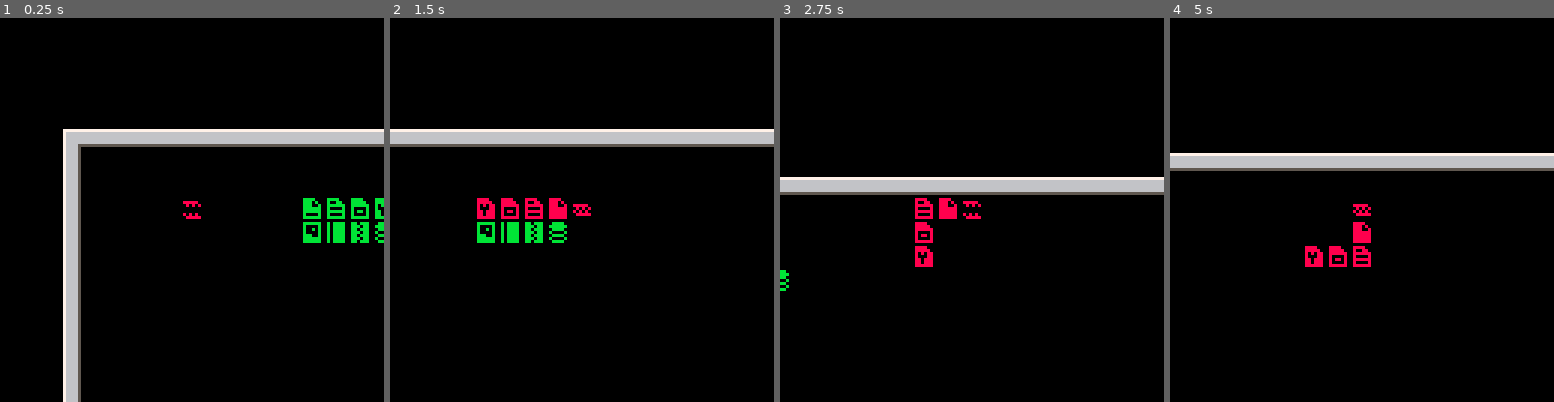
Above: before the commit, frames 1-4 (left to right).
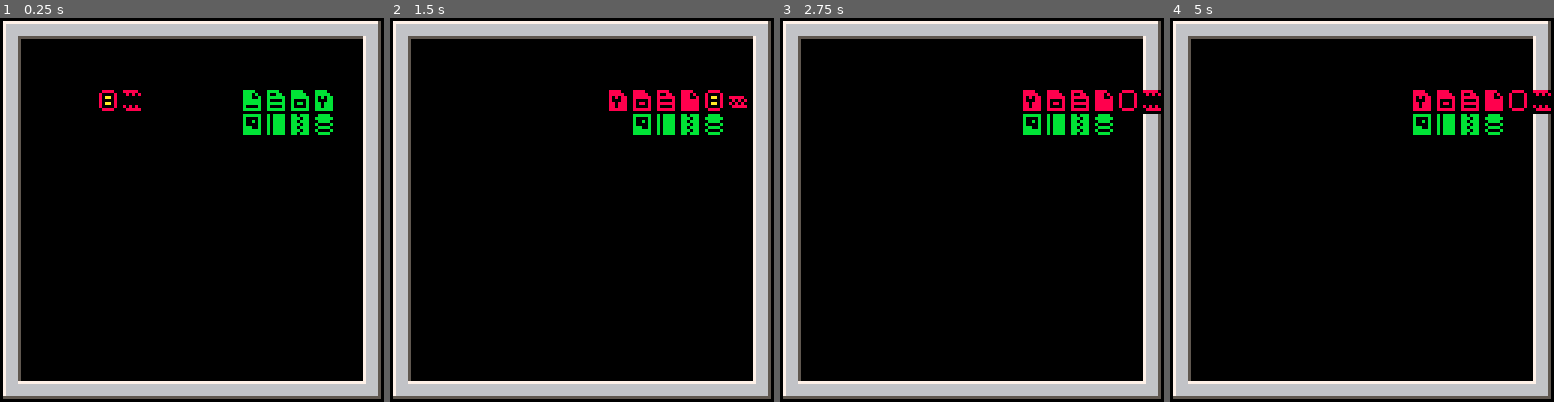
Above: after the commit, the same moments.

Repository: alxgnon/pico-8
Game: PICO-8 cartridge worm.p8
Same seed, same stepped clock (60 frames per second), same inputs: the game is played once before the commit and once after it.
Inputs:
- Up to frame 1 (0.25 s): no input
- Up to frame 2 (1.5 s): tap X (X key) at 0.33, 1.07 s; tap O (Z key) at 0.7 s
- Up to frame 3 (2.75 s): hold Right 1.6-2.1 s; tap O (Z key) at 1.7, 2.1, 2.5 s; tap X (X key) at 1.85 s; hold Up 2.15-2.42 s; hold Right from 2.47 s (still down)
- Up to frame 4 (5 s): tap O (Z key) every 0.4 s from 2.9 to 4.9 s; tap X (X key) at 2.97, 4.08 s; release Right at 3.03 s; hold Left 3.08-3.58 s; hold Down 3.63-3.97 s; hold Right 4.02-4.68 s; hold Up from 4.73 s (still down)

The runs differ from the first frame. In frame 1, 27% of the frame differs, in the area x 0-100%, y 0-100%; in frame 2, 25%; in frame 3, 24%; in frame 4, 24%.

Commit message:
add worm eyes

Diff:
--- a/worm.p8
+++ b/worm.p8
@@ -20,6 +20,7 @@
 function gameover()
 	sfx(02)
 	_gameover = true
+	worm.tail[1].f = 057
 	rumble(2, 2)
 end
 
@@ -29,7 +30,12 @@
 function make_worm()
 	local worm = {aim=2,tail={}}
 	worm._aim = aim
-	worm.x, worm.y = find_tile(056)
+	worm.x, worm.y = find_tile(058)
+	add(worm.tail, {
+		x = worm.x - 1,
+		y = worm.y,
+		f = 056
+	})
 
 	return worm
 end
@@ -68,7 +74,7 @@
 	local bx,by=shift_worm(worm)
 
 	mset(bx, by, 000)
-	mset(tx, ty, 056 + t%2)
+	mset(tx, ty, 058 + t%2)
 
 	worm.x,worm.y = tx,ty
 end
@@ -125,7 +131,7 @@
 
 function _draw()
 	cls()
-	cam(worm.x*8-60,worm.y*8-60)
+	cam(0,0)
 	map(0,0,0,0,128,64)
 end
 
@@ -171,13 +177,13 @@
 0b0000b00b0000b00b0000b00bb0bbb00bbbbbb00b0bbbb00bbb0bb00b0000b00000000000000000000000000000000000000000000000000000000000000000
 0bbbbbb00bbbbbb00bbbbbb00bbbbbb00bbbbbb00b0bbbb00bb0bbb000bbbb000000000000000000000000000000000000000000000000000000000000000000
 00000000000000000000000000000000000000000000000000000000000000000000000000000000000000000000000000000000000000000000000000000000
-08888000088880000888800008888000088888800808888008808880008888000000000000000000000000000000000000000000000000000000000000000000
-08880800080088000888880008888800080000800808888008880880088888800888880000000000000000000000000000000000000000000000000000000000
-08880080088888800888888008080880080080800808888008808880008888000080808008888800000000000000000000000000000000000000000000000000
-08888880080000800800008008000880080000800808888008880880080000800000000000808080000000000000000000000000000000000000000000000000
-08888880088888800808808008808880088800800808888008808880008888000000000008080800000000000000000000000000000000000000000000000000
-08888880080000800800008008808880088888800808888008880880080000800808080000888880000000000000000000000000000000000000000000000000
-08888880088888800888888008888880088888800808888008808880008888000088888000000000000000000000000000000000000000000000000000000000
+08888000088880000888800008888000088888800808888008808880008888000088880000888800088888000000000000000000000000000000000000000000
+08880800080088000888880008888800080000800808888008880880088888800800008008000080008080800000000000000000000000000000000000000000
+0888008008888880088888800808088008008080080888800880888000888800080aa08008000080000000000888880000000000000000000000000000000000
+08888880080000800800008008000880080000800808888008880880080000800800008008000080000000000080808000000000000000000000000000000000
+0888888008888880080880800880888008880080080888800880888000888800080aa08008000080000000000808080000000000000000000000000000000000
+08888880080000800800008008808880088888800808888008880880080000800800008008000080080808000088888000000000000000000000000000000000
+08888880088888800888888008888880088888800808888008808880008888000088880000888800008888800000000000000000000000000000000000000000
 00000000000000000000000000000000000000000000000000000000000000000000000000000000000000000000000000000000000000000000000000000000
 00000000000000000000000000000000000000000000000000000000000000000000000000000000000000000000000000000000000000000000000000000000
 00000000000000000000000000000000000000000000000000000000000000000000000000000000000000000000000000000000000000000000000000000000
@@ -276,42 +282,42 @@
 21010101010101010101010101010101010101010101010101010101010101010101010101010101010101010101010101010101010101010101010101010101
 01010101010101010101010101010101010101010101010101010101010101010101010101010101010101010101010101010101010101010101010101010131
 __gff__
-0004040404040404000000000000000004040404040404040000000000000000080808080808080800000000000000000101010101010101010100000000000000000000000000000000000000000000000000000000000000000000000000000000000000000000000000000000000000000000000000000000000000000000
+0004040404040404000000000000000004040404040404040000000000000000080808080808080800000000000000000101010101010101010101010000000000000000000000000000000000000000000000000000000000000000000000000000000000000000000000000000000000000000000000000000000000000000
 0000000000000000000000000000000000000000000000000000000000000000000000000000000000000000000000000000000000000000000000000000000000000000000000000000000000000000000000000000000000000000000000000000000000000000000000000000000000000000000000000000000000000000
 __map__
-0210101010101010101010101010101010101010101010101010101010101010101010101010101010101010101010101010101010101010101010101010101010101010101010101010101010101010101010101010101010101010101010101010101010101010101010101010101010101010101010101010101010101003
-0100000000000000000000000000000000000000000000000000000000000000000000000000000000000000000000000000000000000000000000000000000000000000000000000000000000000000000000000000000000000000000000000000000000000000000000000000000000000000000000000000000000000001
-0100000000000000000000000000000000000000000000000000000000000000000000000000000000000000000000000000000000000000000000000000000000000000000000000000000000000000000000000000000000000000000000000000000000000000000000000000000000000000000000000000000000000001
-0100003800000000000020212223000000000000000000000000000000000000000000000000000000000000000000000000000000000000000000000000000000000000000000000000000000000000000000000000000000000000000000000000000000000000000000000000000000000000000000000000000000000001
-0100000000000000000024252627000000000000000000000000000000000000000000000000000000000000000000000000000000000000000000000000000000000000000000000000000000000000000000000000000000000000000000000000000000000000000000000000000000000000000000000000000000000001
-0100000000000000000000000000000000000000000000000000000000000000000000000000000000000000000000000000000000000000000000000000000000000000000000000000000000000000000000000000000000000000000000000000000000000000000000000000000000000000000000000000000000000001
-0100000000000000000000000000000000000000000000000000000000000000000000000000000000000000000000000000000000000000000000000000000000000000000000000000000000000000000000000000000000000000000000000000000000000000000000000000000000000000000000000000000000000001
-0100000000000000000000000000000000000000000000000000000000000000000000000000000000000000000000000000000000000000000000000000000000000000000000000000000000000000000000000000000000000000000000000000000000000000000000000000000000000000000000000000000000000001
-0100000000000000000000000000000000000000000000000000000000000000000000000000000000000000000000000000000000000000000000000000000000000000000000000000000000000000000000000000000000000000000000000000000000000000000000000000000000000000000000000000000000000001
-0100000000000000000000000000000000000000000000000000000000000000000000000000000000000000000000000000000000000000000000000000000000000000000000000000000000000000000000000000000000000000000000000000000000000000000000000000000000000000000000000000000000000001
-0100000000000000000000000000000000000000000000000000000000000000000000000000000000000000000000000000000000000000000000000000000000000000000000000000000000000000000000000000000000000000000000000000000000000000000000000000000000000000000000000000000000000001
-0100000000000000000000000000000000000000000000000000000000000000000000000000000000000000000000000000000000000000000000000000000000000000000000000000000000000000000000000000000000000000000000000000000000000000000000000000000000000000000000000000000000000001
-0100000000000000000000000000000000000000000000000000000000000000000000000000000000000000000000000000000000000000000000000000000000000000000000000000000000000000000000000000000000000000000000000000000000000000000000000000000000000000000000000000000000000001
-0100000000000000000000000000000000000000000000000000000000000000000000000000000000000000000000000000000000000000000000000000000000000000000000000000000000000000000000000000000000000000000000000000000000000000000000000000000000000000000000000000000000000001
-0100000000000000000000000000000000000000000000000000000000000000000000000000000000000000000000000000000000000000000000000000000000000000000000000000000000000000000000000000000000000000000000000000000000000000000000000000000000000000000000000000000000000001
-0100000000000000000000000000000000000000000000000000000000000000000000000000000000000000000000000000000000000000000000000000000000000000000000000000000000000000000000000000000000000000000000000000000000000000000000000000000000000000000000000000000000000001
-0100000000000000000000000000000000000000000000000000000000000000000000000000000000000000000000000000000000000000000000000000000000000000000000000000000000000000000000000000000000000000000000000000000000000000000000000000000000000000000000000000000000000001
-0100000000000000000000000000000000000000000000000000000000000000000000000000000000000000000000000000000000000000000000000000000000000000000000000000000000000000000000000000000000000000000000000000000000000000000000000000000000000000000000000000000000000001
-0100000000000000000000000000000000000000000000000000000000000000000000000000000000000000000000000000000000000000000000000000000000000000000000000000000000000000000000000000000000000000000000000000000000000000000000000000000000000000000000000000000000000001
-0100000000000000000000000000000000000000000000000000000000000000000000000000000000000000000000000000000000000000000000000000000000000000000000000000000000000000000000000000000000000000000000000000000000000000000000000000000000000000000000000000000000000001
-0100000000000000000000000000000000000000000000000000000000000000000000000000000000000000000000000000000000000000000000000000000000000000000000000000000000000000000000000000000000000000000000000000000000000000000000000000000000000000000000000000000000000001
-0100000000000000000000000000000000000000000000000000000000000000000000000000000000000000000000000000000000000000000000000000000000000000000000000000000000000000000000000000000000000000000000000000000000000000000000000000000000000000000000000000000000000001
-0100000000000000000000000000000000000000000000000000000000000000000000000000000000000000000000000000000000000000000000000000000000000000000000000000000000000000000000000000000000000000000000000000000000000000000000000000000000000000000000000000000000000001
-0100000000000000000000000000000000000000000000000000000000000000000000000000000000000000000000000000000000000000000000000000000000000000000000000000000000000000000000000000000000000000000000000000000000000000000000000000000000000000000000000000000000000001
-0100000000000000000000000000000000000000000000000000000000000000000000000000000000000000000000000000000000000000000000000000000000000000000000000000000000000000000000000000000000000000000000000000000000000000000000000000000000000000000000000000000000000001
-0100000000000000000000000000000000000000000000000000000000000000000000000000000000000000000000000000000000000000000000000000000000000000000000000000000000000000000000000000000000000000000000000000000000000000000000000000000000000000000000000000000000000001
-0100000000000000000000000000000000000000000000000000000000000000000000000000000000000000000000000000000000000000000000000000000000000000000000000000000000000000000000000000000000000000000000000000000000000000000000000000000000000000000000000000000000000001
-0100000000000000000000000000000000000000000000000000000000000000000000000000000000000000000000000000000000000000000000000000000000000000000000000000000000000000000000000000000000000000000000000000000000000000000000000000000000000000000000000000000000000001
-0100000000000000000000000000000000000000000000000000000000000000000000000000000000000000000000000000000000000000000000000000000000000000000000000000000000000000000000000000000000000000000000000000000000000000000000000000000000000000000000000000000000000001
-0100000000000000000000000000000000000000000000000000000000000000000000000000000000000000000000000000000000000000000000000000000000000000000000000000000000000000000000000000000000000000000000000000000000000000000000000000000000000000000000000000000000000001
-0100000000000000000000000000000000000000000000000000000000000000000000000000000000000000000000000000000000000000000000000000000000000000000000000000000000000000000000000000000000000000000000000000000000000000000000000000000000000000000000000000000000000001
-0100000000000000000000000000000000000000000000000000000000000000000000000000000000000000000000000000000000000000000000000000000000000000000000000000000000000000000000000000000000000000000000000000000000000000000000000000000000000000000000000000000000000001
-…(4 lines of a section not shown)…
+0210101010101010101010101010100310101010101010101010101010101010101010101010101010101010101010101010101010101010101010101010101010101010101010101010101010101010101010101010101010101010101010101010101010101010101010101010101010101010101010101010101010101003
+0100000000000000000000000000000100000000000000000000000000000000000000000000000000000000000000000000000000000000000000000000000000000000000000000000000000000000000000000000000000000000000000000000000000000000000000000000000000000000000000000000000000000001
+0100000000000000000000000000000100000000000000000000000000000000000000000000000000000000000000000000000000000000000000000000000000000000000000000000000000000000000000000000000000000000000000000000000000000000000000000000000000000000000000000000000000000001
+0100383a00000000000020212223000100000000000000000000000000000000000000000000000000000000000000000000000000000000000000000000000000000000000000000000000000000000000000000000000000000000000000000000000000000000000000000000000000000000000000000000000000000001
+0100000000000000000024252627000100000000000000000000000000000000000000000000000000000000000000000000000000000000000000000000000000000000000000000000000000000000000000000000000000000000000000000000000000000000000000000000000000000000000000000000000000000001
+0100000000000000000000000000000100000000000000000000000000000000000000000000000000000000000000000000000000000000000000000000000000000000000000000000000000000000000000000000000000000000000000000000000000000000000000000000000000000000000000000000000000000001
+0100000000000000000000000000000100000000000000000000000000000000000000000000000000000000000000000000000000000000000000000000000000000000000000000000000000000000000000000000000000000000000000000000000000000000000000000000000000000000000000000000000000000001
+0100000000000000000000000000000100000000000000000000000000000000000000000000000000000000000000000000000000000000000000000000000000000000000000000000000000000000000000000000000000000000000000000000000000000000000000000000000000000000000000000000000000000001
+0100000000000000000000000000000100000000000000000000000000000000000000000000000000000000000000000000000000000000000000000000000000000000000000000000000000000000000000000000000000000000000000000000000000000000000000000000000000000000000000000000000000000001
+0100000000000000000000000000000100000000000000000000000000000000000000000000000000000000000000000000000000000000000000000000000000000000000000000000000000000000000000000000000000000000000000000000000000000000000000000000000000000000000000000000000000000001
+0100000000000000000000000000000100000000000000000000000000000000000000000000000000000000000000000000000000000000000000000000000000000000000000000000000000000000000000000000000000000000000000000000000000000000000000000000000000000000000000000000000000000001
+0100000000000000000000000000000100000000000000000000000000000000000000000000000000000000000000000000000000000000000000000000000000000000000000000000000000000000000000000000000000000000000000000000000000000000000000000000000000000000000000000000000000000001
+0100000000000000000000000000000100000000000000000000000000000000000000000000000000000000000000000000000000000000000000000000000000000000000000000000000000000000000000000000000000000000000000000000000000000000000000000000000000000000000000000000000000000001
+0100000000000000000000000000000100000000000000000000000000000000000000000000000000000000000000000000000000000000000000000000000000000000000000000000000000000000000000000000000000000000000000000000000000000000000000000000000000000000000000000000000000000001
+0100000000000000000000000000000100000000000000000000000000000000000000000000000000000000000000000000000000000000000000000000000000000000000000000000000000000000000000000000000000000000000000000000000000000000000000000000000000000000000000000000000000000001
+1210101010101010101010101010101300000000000000000000000000000000000000000000000000000000000000000000000000000000000000000000000000000000000000000000000000000000000000000000000000000000000000000000000000000000000000000000000000000000000000000000000000000001
+0100000000000000000000000000000000000000000000000000000000000000000000000000000000000000000000000000000000000000000000000000000000000000000000000000000000000000000000000000000000000000000000000000000000000000000000000000000000000000000000000000000000000001
+0100000000000000000000000000000000000000000000000000000000000000000000000000000000000000000000000000000000000000000000000000000000000000000000000000000000000000000000000000000000000000000000000000000000000000000000000000000000000000000000000000000000000001
+0100000000000000000000000000000000000000000000000000000000000000000000000000000000000000000000000000000000000000000000000000000000000000000000000000000000000000000000000000000000000000000000000000000000000000000000000000000000000000000000000000000000000001
+0100000000000000000000000000000000000000000000000000000000000000000000000000000000000000000000000000000000000000000000000000000000000000000000000000000000000000000000000000000000000000000000000000000000000000000000000000000000000000000000000000000000000001
+0100000000000000000000000000000000000000000000000000000000000000000000000000000000000000000000000000000000000000000000000000000000000000000000000000000000000000000000000000000000000000000000000000000000000000000000000000000000000000000000000000000000000001
+0100000000000000000000000000000000000000000000000000000000000000000000000000000000000000000000000000000000000000000000000000000000000000000000000000000000000000000000000000000000000000000000000000000000000000000000000000000000000000000000000000000000000001
+0100000000000000000000000000000000000000000000000000000000000000000000000000000000000000000000000000000000000000000000000000000000000000000000000000000000000000000000000000000000000000000000000000000000000000000000000000000000000000000000000000000000000001
+0100000000000000000000000000000000000000000000000000000000000000000000000000000000000000000000000000000000000000000000000000000000000000000000000000000000000000000000000000000000000000000000000000000000000000000000000000000000000000000000000000000000000001
+0100000000000000000000000000000000000000000000000000000000000000000000000000000000000000000000000000000000000000000000000000000000000000000000000000000000000000000000000000000000000000000000000000000000000000000000000000000000000000000000000000000000000001
+0100000000000000000000000000000000000000000000000000000000000000000000000000000000000000000000000000000000000000000000000000000000000000000000000000000000000000000000000000000000000000000000000000000000000000000000000000000000000000000000000000000000000001
+0100000000000000000000000000000000000000000000000000000000000000000000000000000000000000000000000000000000000000000000000000000000000000000000000000000000000000000000000000000000000000000000000000000000000000000000000000000000000000000000000000000000000001
+0100000000000000000000000000000000000000000000000000000000000000000000000000000000000000000000000000000000000000000000000000000000000000000000000000000000000000000000000000000000000000000000000000000000000000000000000000000000000000000000000000000000000001
+0100000000000000000000000000000000000000000000000000000000000000000000000000000000000000000000000000000000000000000000000000000000000000000000000000000000000000000000000000000000000000000000000000000000000000000000000000000000000000000000000000000000000001
+0100000000000000000000000000000000000000000000000000000000000000000000000000000000000000000000000000000000000000000000000000000000000000000000000000000000000000000000000000000000000000000000000000000000000000000000000000000000000000000000000000000000000001
+0100000000000000000000000000000000000000000000000000000000000000000000000000000000000000000000000000000000000000000000000000000000000000000000000000000000000000000000000000000000000000000000000000000000000000000000000000000000000000000000000000000000000001
+0100000000000000000000000000000000000000000000000000000000000000000000000000000000000000000000000000000000000000000000000000000000000000000000000000000000000000000000000000000000000000000000000000000000000000000000000000000000000000000000000000000000000001
+…(4 lines of a section not shown)…
